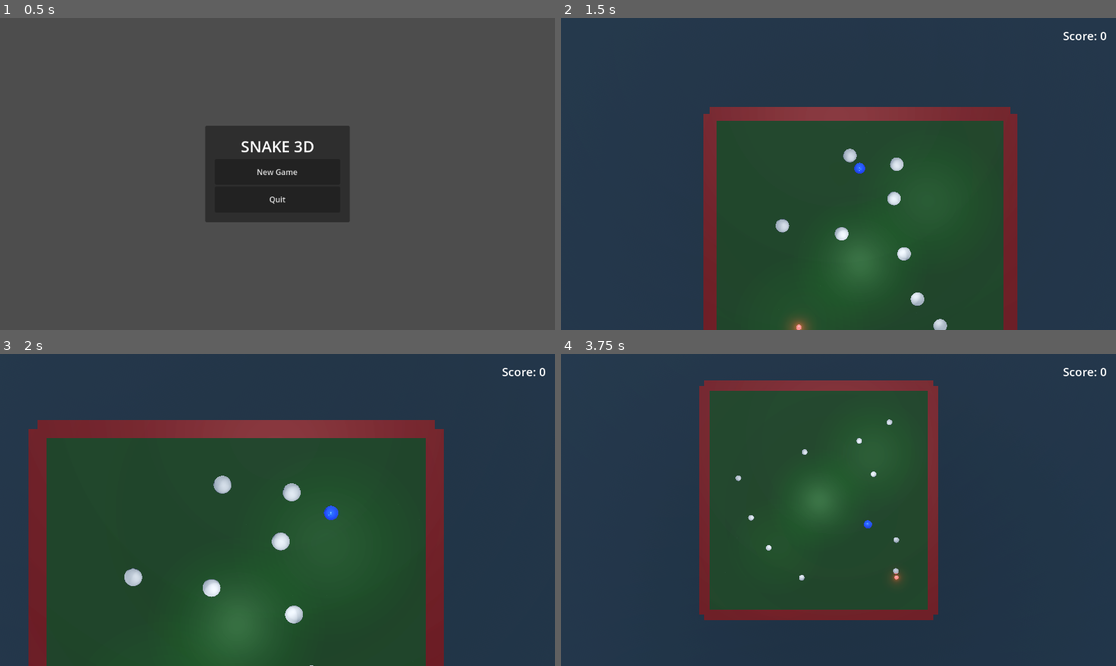
Above: before the commit, frames 1-4 (two rows, left to right).
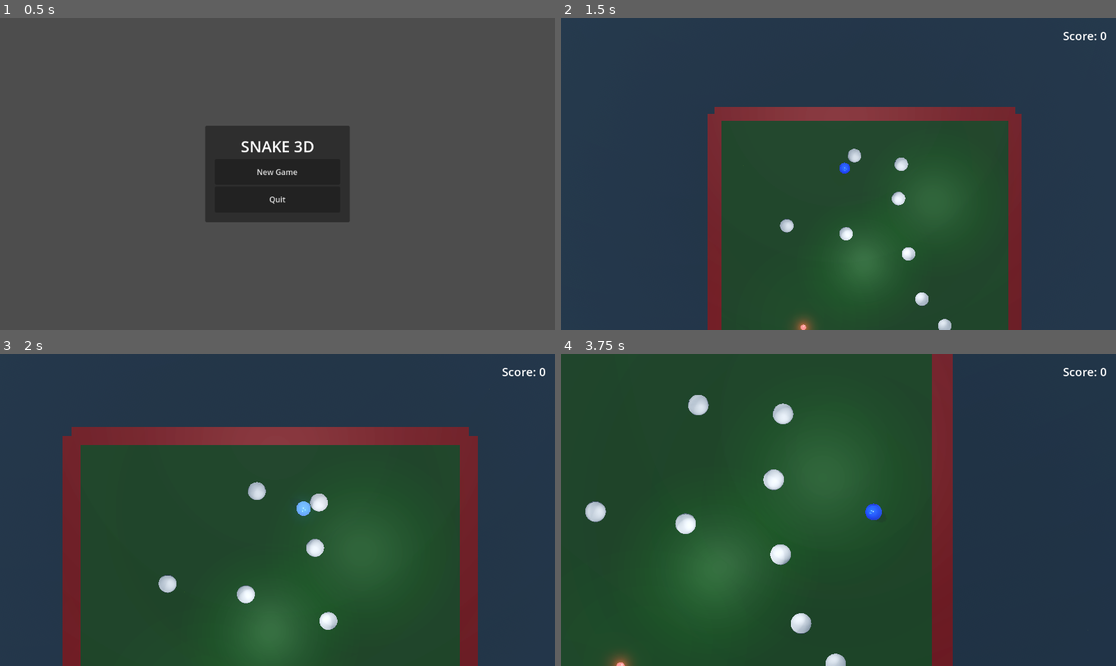
Above: after the commit, the same moments.

Repository: bluehexagons/snakeproject
Game: Godot game, scene res://scenes/main_menu.tscn
The game is run twice, just before and just after one commit, with the same random seed, the same clock (stepped at 60 frames per second) and the same inputs.
Inputs (mouse positions are in pixels of both pictures, inside the frame that each line leads up to):
- Up to frame 1 (0.5 s): no input
- Up to frame 2 (1.5 s): click "New Game" at 0.5 s; hold D (move_right) from 1.28 s (still down)
- Up to frame 3 (2 s): keep holding D (move_right)
- Up to frame 4 (3.75 s): release D (move_right) at 2.03 s; hold S (move_down) 2.03-2.78 s; hold D (move_right) 2.78-3.5 s; click (838, 506) at 3.5 s, where only the run before the commit has a clickable "Retry"

Frame 1 is identical in both runs. In frame 2, 3.2% of the frame differs, in the area x 25-83%, y 28-100%; in frame 3, 19%; in frame 4, 44%, in the area x 0-71%, y 0-100%.

Commit message:
Manual adjustments, tone the speed down

Diff:
--- a/scenes/main.tscn
+++ b/scenes/main.tscn
@@ -106,7 +106,7 @@
 blend_mode = 1
 shading_mode = 0
 vertex_color_use_as_albedo = true
-albedo_color = Color(0.7, 0.8, 0.9, 0.03)
+albedo_color = Color(0.878431, 0.819608, 0, 0.054902)
 
 [sub_resource type="SphereMesh" id="SphereMesh_1"]
 material = SubResource("StandardMaterial3D_2")
@@ -145,21 +145,21 @@
 transform = Transform3D(1, 0, 0, 0, 1, 0, 0, 0, 1, 0, 1.92457, 0)
 light_energy = 0.7
 shadow_enabled = true
+omni_range = 12.989
+omni_attenuation = 1.5
+
+[node name="OmniLight3D2" type="OmniLight3D" parent="GameplayContainer/OmniLight3D"]
+transform = Transform3D(1, 0, 0, 0, 1, 0, 0, 0, 1, 5.19446, 0.856061, -4.52936)
+light_energy = 0.7
+shadow_enabled = true
 omni_range = 12.0
 omni_attenuation = 1.5
 
-[node name="OmniLight3D2" type="OmniLight3D" parent="GameplayContainer/OmniLight3D"]
-transform = Transform3D(1, 0, 0, 0, 1, 0, 0, 0, 1, 5.19446, 1.92457, -4.52936)
+[node name="OmniLight3D3" type="OmniLight3D" parent="GameplayContainer/OmniLight3D"]
+transform = Transform3D(1, 0, 0, 0, 1, 0, 0, 0, 1, -4.23103, 5.46439, 4.53575)
 light_energy = 0.7
 shadow_enabled = true
-omni_range = 12.0
-omni_attenuation = 1.5
-
-[node name="OmniLight3D3" type="OmniLight3D" parent="GameplayContainer/OmniLight3D"]
-transform = Transform3D(1, 0, 0, 0, 1, 0, 0, 0, 1, -4.23103, 3.84914, 4.53575)
-light_energy = 0.7
-shadow_enabled = true
-omni_range = 12.0
+omni_range = 26.498
 omni_attenuation = 1.5
 
 [node name="Camera3D" type="Camera3D" parent="GameplayContainer"]
@@ -182,11 +182,12 @@
 transform = Transform3D(-9.61651e-08, 0, 1, 0, 1, 0, -22, 0, -4.37114e-08, -11, 0, 0)
 
 [node name="VoidPlane" type="MeshInstance3D" parent="GameplayContainer"]
-transform = Transform3D(1, 0, 0, 0, 1, 0, 0, 0, 1, 0, -3, 0)
+transform = Transform3D(1.50912, 0, 0, 0, 1, 0, 0, 0, 1.3357, 0, -3, 0)
 mesh = SubResource("PlaneMesh_2")
 surface_material_override/0 = SubResource("ShaderMaterial_1")
 
-[node name="Particles" type="GPUParticles3D" parent="GameplayContainer"]
+[node name="Particles2" type="GPUParticles3D" parent="GameplayContainer"]
+transform = Transform3D(1.83913, 0, 0, 0, 0.406822, 0, 0, 0, 1.622, 0, -5.26762, 0)
 amount = 100
 lifetime = 8.0
 preprocess = 4.0
@@ -194,5 +195,14 @@
 process_material = SubResource("ParticleProcessMaterial_1")
 draw_pass_1 = SubResource("SphereMesh_1")
 
+[node name="Particles" type="GPUParticles3D" parent="GameplayContainer"]
+transform = Transform3D(0.806092, 0, 0, 0, 0.209052, 0, 0, 0, 0.816343, 0, 0.959085, 0)
+amount = 25
+lifetime = 73.85
+preprocess = 4.0
+visibility_aabb = AABB(-12, -1, -12, 24, 12, 24)
+process_material = SubResource("ParticleProcessMaterial_1")
+draw_pass_1 = SubResource("SphereMesh_1")
+
 [node name="UI" parent="." instance=ExtResource("2_ui")]
 process_mode = 3
--- a/scripts/player.gd
+++ b/scripts/player.gd
@@ -4,7 +4,7 @@
 const SCORE_POPUP = preload("res://scenes/score_popup.tscn")
 
 const MAX_SPEED = 100000.0
-const ACCELERATION = 250.0  # Increased since we're using forces now
+const ACCELERATION = 100.0  # Increased since we're using forces now
 const CONTROL_DRAG = 0.9
 const MIN_SPEED_THRESHOLD = 0.1
 const ROTATION_SPEED = 15.0
